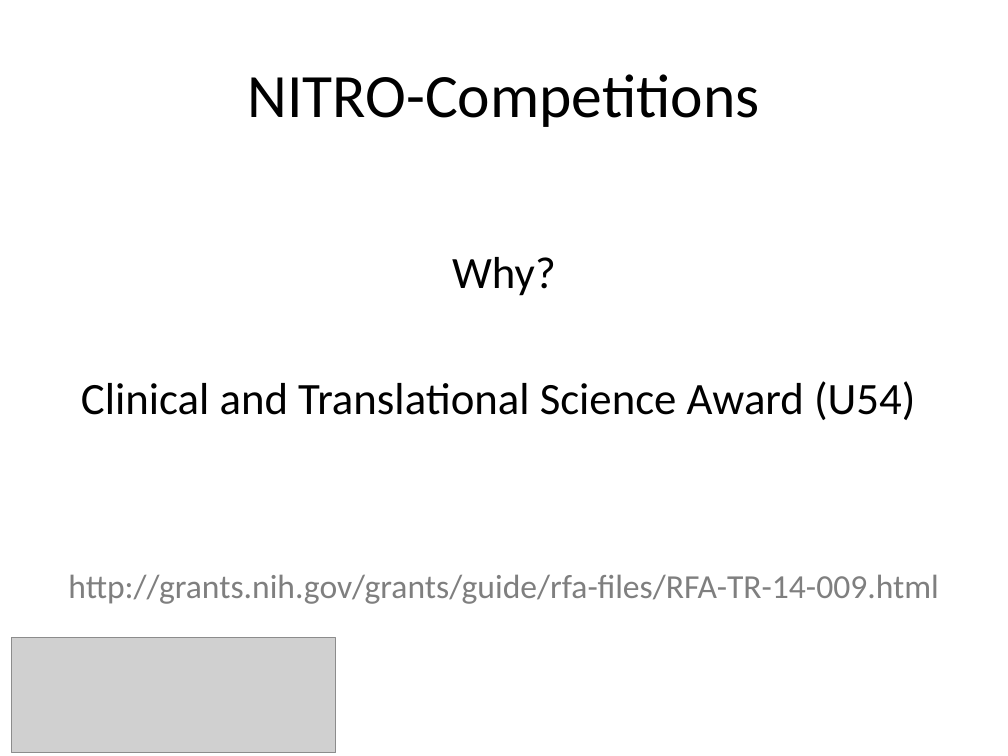
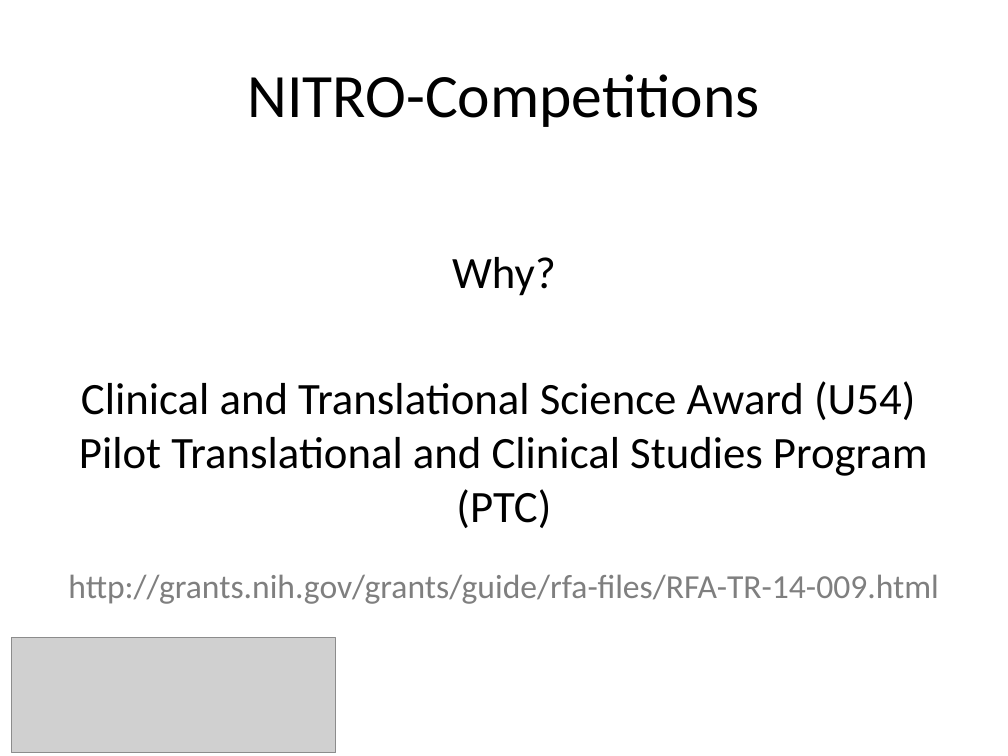
Before and after one commit to NUBIC/nitro-competitions, a slide deck: slide 3 of doc/presentations/20141107_NITRO-Competitions_CTS-AMIA.pptx (slide 17 before the commit). Drawn at 1008x756 pixels with LibreOffice and Linux fonts; fonts in the diff are those of the drawing; grey boxes stand for pictures; background and template pictures are left out. Boxes give left, top, right and bottom in pixels: in the first picture for what was removed or moved away, otherwise in the second. Text is boxed around its words. In the diff, an @@ line names an element or a change of style, - is before the commit and + after.

```diff
--- a/doc/presentations/20141107_NITRO-Competitions_CTS-AMIA.pptx
+++ b/doc/presentations/20141107_NITRO-Competitions_CTS-AMIA.pptx
@@ text at bbox=[79, 381, 928, 476]: text changed @@
-Clinical and Translational Science Award (U54)
+Clinical and Translational Science Award (U54)
+Pilot Translational and Clinical Studies Program (PTC)
```
Also in this commit, not shown: 5 other slides changed, 2 slides added, 6 slides removed.
